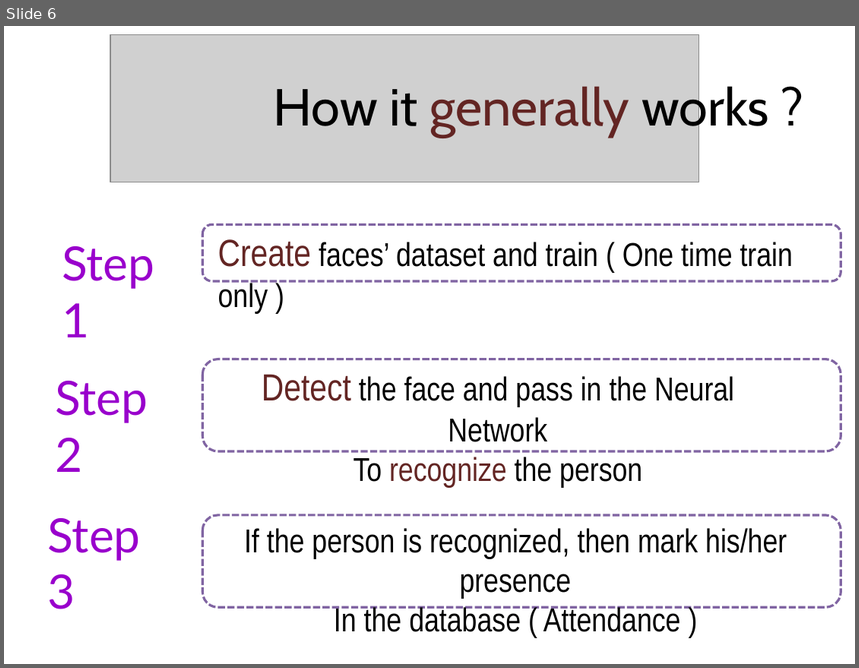
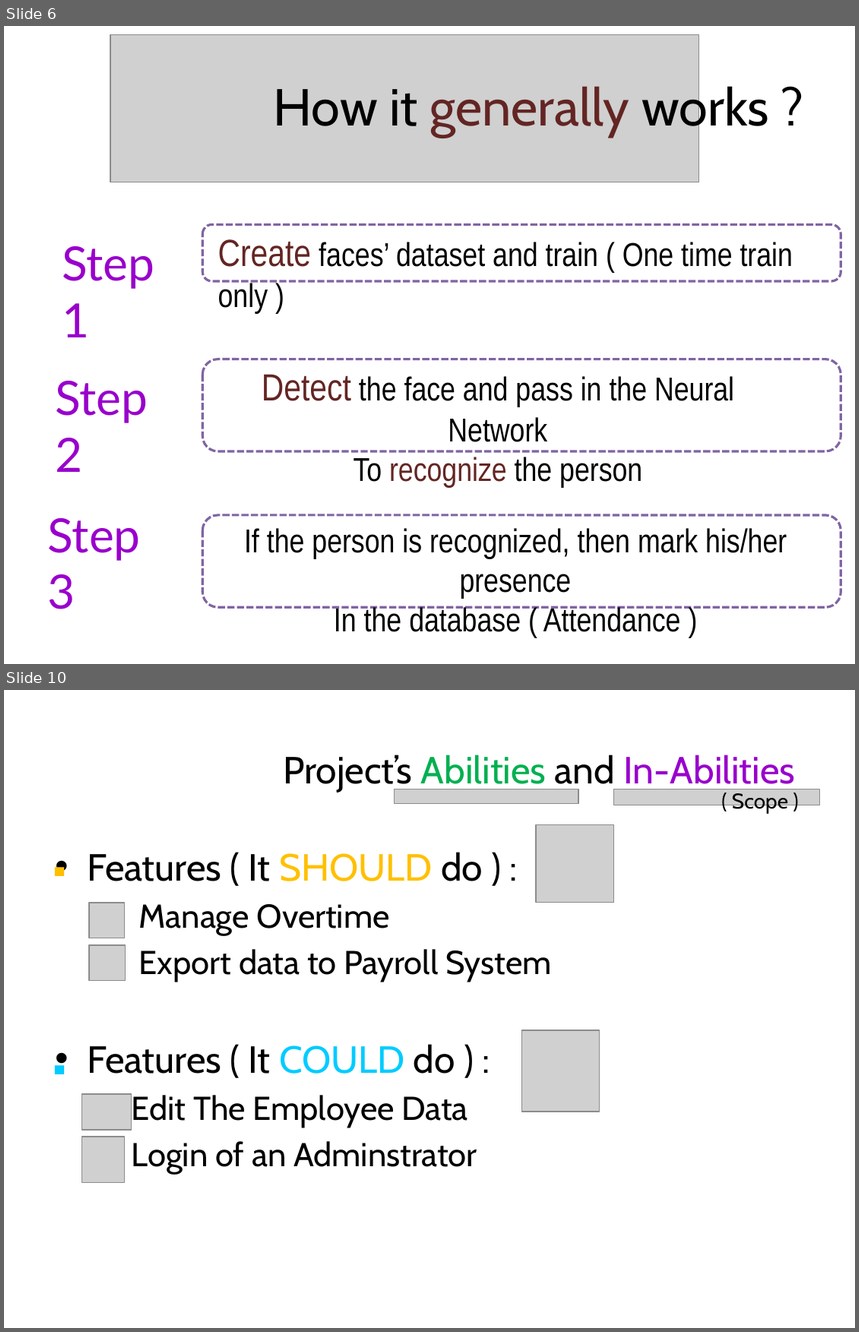
Before and after one commit to AayushShah25/Attendence-By-AI-With-Databse, a slide deck: Automated Attendance System – By AI.pptx. Shown one above the other, each under a label of ours: slide 6 before the commit, slides 6 and 10 after it; the slides between them are not shown. The pictures are 859x668 and 859x1332 pixels, drawn with LibreOffice and Linux fonts; fonts in the diff are those of the drawing; grey boxes stand for pictures. Boxes give left, top, right and bottom in pixels: in the first picture for what was removed or moved away, otherwise in the second. Text is boxed around its words. In the diff, an @@ line names an element or a change of style, - is before the commit and + after.

```diff
--- a/Automated Attendance System – By AI.pptx
+++ b/Automated Attendance System – By AI.pptx
@@ slide 10 added at (x1=4, y1=690, x2=855, y2=1328), background #FFFFFF @@
@@ title added at (x1=283, y1=755, x2=796, y2=792), 32 pt, text #000000 @@
+Project’s Abilities and In-Abilities
@@ text added at (x1=40, y1=768, x2=82, y2=903), 88 pt, text #FFC000 @@
+.
@@ picture added at (x1=394, y1=790, x2=579, y2=804) @@
@@ picture added at (x1=614, y1=790, x2=820, y2=806) @@
@@ text added at (x1=732, y1=793, x2=788, y2=813), 18 pt, text #000000 @@
+( Scope )
@@ picture added at (x1=536, y1=825, x2=614, y2=903) @@
@@ text added at (x1=87, y1=852, x2=551, y2=1174), 28 pt, text #000000 @@
+• Features ( It SHOULD do ) :
+  – Manage Overtime
+  – Export data to Payroll System
+• Features ( It COULD do ) :
+  – Edit The Employee Data
+  – Login of an Adminstrator
@@ picture added at (x1=89, y1=903, x2=125, y2=939) @@
@@ picture added at (x1=89, y1=945, x2=125, y2=981) @@
@@ text added at (x1=40, y1=967, x2=82, y2=1101), 88 pt, text #00CCFF @@
+.
@@ picture added at (x1=522, y1=1030, x2=600, y2=1113) @@
@@ picture added at (x1=82, y1=1094, x2=132, y2=1130) @@
@@ picture added at (x1=82, y1=1137, x2=125, y2=1182) @@
```
Also in this commit, not shown: 3 slides changed, 6 other slides added, 1 slide removed.
